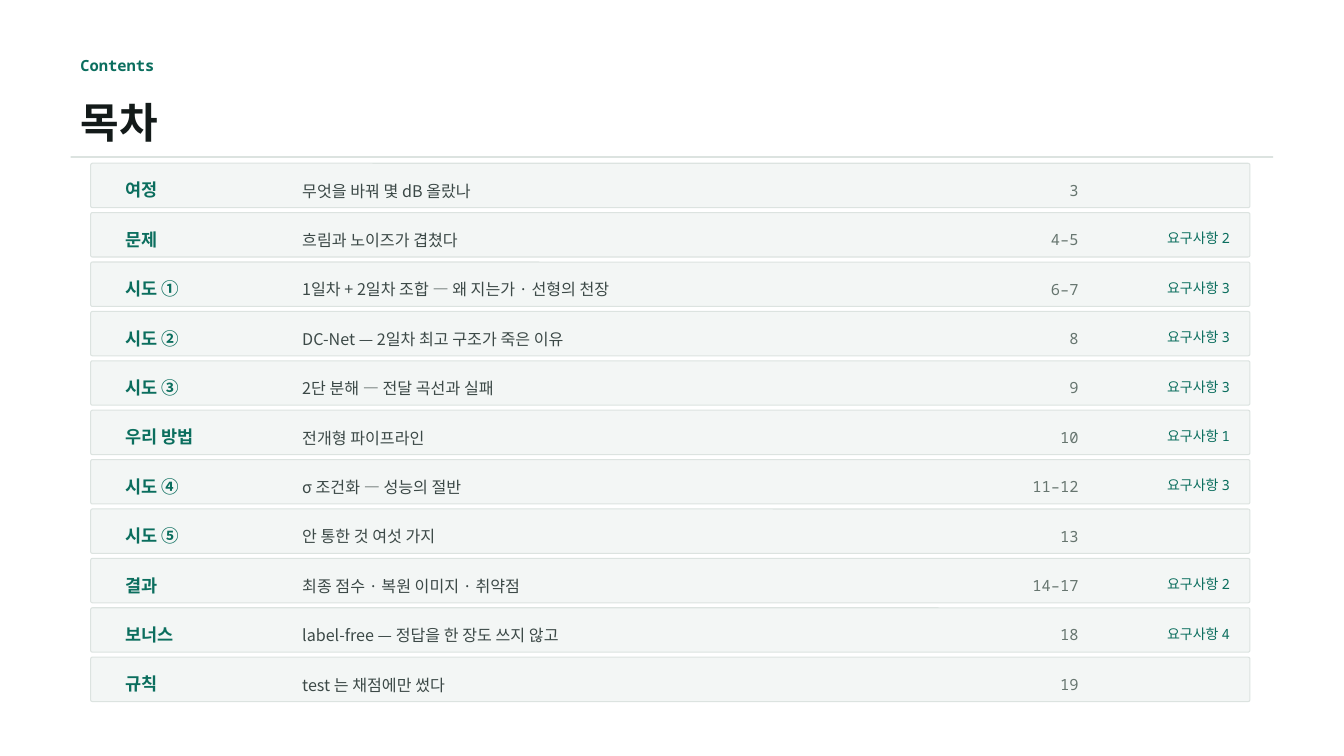
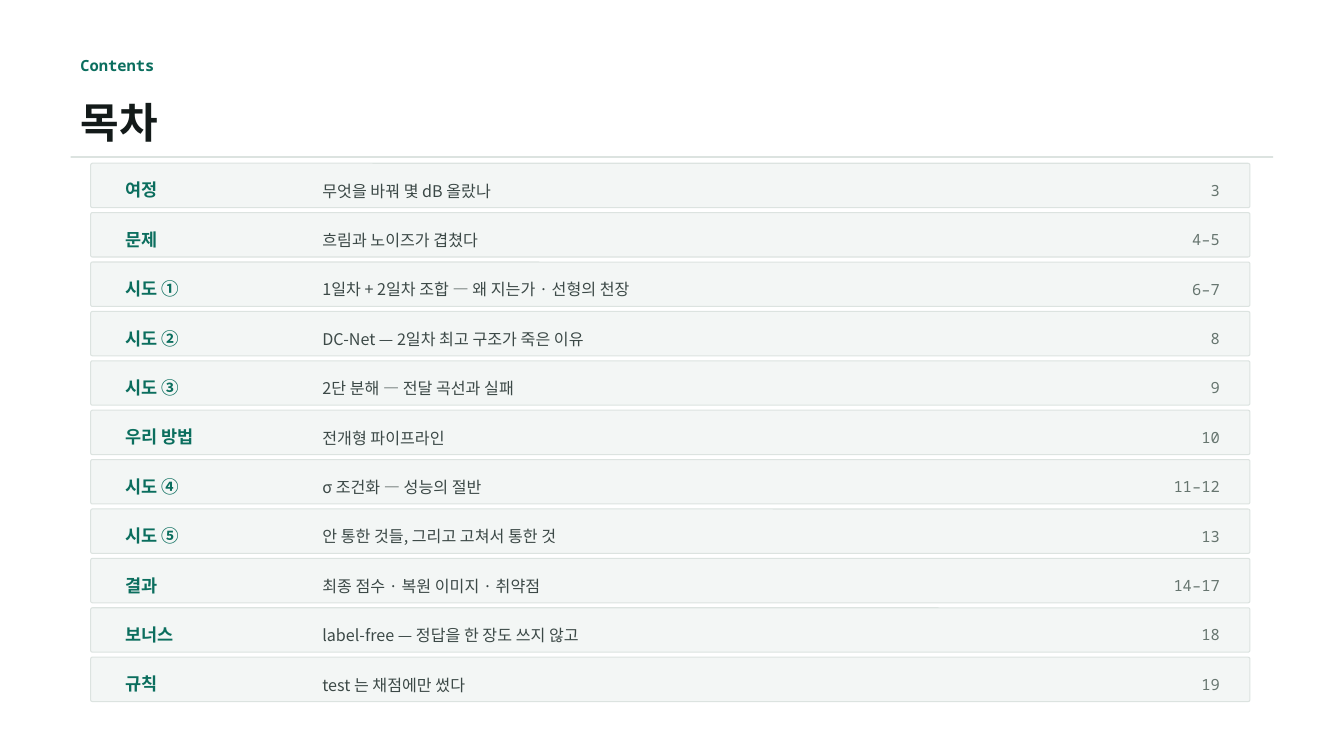
Before and after one commit to kithhooni-commits/ds-practice, a slide deck: slide 2 of 실습5/실습5_day3_발표.pptx. Drawn at 1344x756 pixels with LibreOffice and Linux fonts; fonts in the diff are those of the drawing. Boxes give left, top, right and bottom in pixels: in the first picture for what was removed or moved away, otherwise in the second. Text is boxed around its words. In the diff, an @@ line names an element or a change of style, - is before the commit and + after.

```diff
--- a/실습5/실습5_day3_발표.pptx
+++ b/실습5/실습5_day3_발표.pptx
@@ text "무엇을 바꿔 몇 dB 올랐나": place and size @@
-text "무엇을 바꿔 몇 dB 올랐나" at [302,183,470,199]
+text "무엇을 바꿔 몇 dB 올랐나" at [322,183,490,199]
@@ text "흐림과 노이즈가 겹쳤다": place and size @@
-text "흐림과 노이즈가 겹쳤다" at [302,232,458,247]
+text "흐림과 노이즈가 겹쳤다" at [322,232,478,248]
@@ text removed at [1167,231,1230,244] @@
-요구사항 2
@@ text "1일차 + 2일차 조합 — ...": place and size @@
-text "1일차 + 2일차 조합 — ..." at [302,281,610,297]
+text "1일차 + 2일차 조합 — ..." at [322,281,630,297]
@@ text removed at [1167,281,1230,294] @@
-요구사항 3
@@ text "DC-Net — 2일차 최고 구조가 ...": place and size @@
-text "DC-Net — 2일차 최고 구조가 ..." at [302,331,564,347]
+text "DC-Net — 2일차 최고 구조가 ..." at [322,331,584,347]
@@ text removed at [1167,330,1230,343] @@
-요구사항 3
@@ text "2단 분해 — 전달 곡선과 ...": place and size @@
-text "2단 분해 — 전달 곡선과 ..." at [302,380,494,396]
+text "2단 분해 — 전달 곡선과 ..." at [322,380,514,396]
@@ text removed at [1167,380,1230,393] @@
-요구사항 3
@@ text "전개형 파이프라인": place and size @@
-text "전개형 파이프라인" at [302,430,424,446]
+text "전개형 파이프라인" at [322,430,444,446]
@@ text removed at [1167,429,1230,442] @@
-요구사항 1
@@ text "σ 조건화 — 성능의 절반": place and size @@
-text "σ 조건화 — 성능의 절반" at [302,479,462,495]
+text "σ 조건화 — 성능의 절반" at [322,479,482,495]
@@ text removed at [1167,478,1230,491] @@
-요구사항 3
@@ text at [322,528,556,545]: text changed @@
-안 통한 것 여섯 가지
+안 통한 것들, 그리고 고쳐서 통한 것
@@ text "최종 점수 · 복원 이미지 ...": place and size @@
-text "최종 점수 · 복원 이미지 ..." at [302,578,520,594]
+text "최종 점수 · 복원 이미지 ..." at [322,578,540,594]
@@ text removed at [1167,577,1230,590] @@
-요구사항 2
@@ text "label-free — 정답을 한 장도 ...": place and size @@
-text "label-free — 정답을 한 장도 ..." at [302,627,559,643]
+text "label-free — 정답을 한 장도 ..." at [322,627,579,643]
@@ text removed at [1167,627,1230,640] @@
-요구사항 4
@@ text "test 는 채점에만 썼다": place and size @@
-text "test 는 채점에만 썼다" at [302,677,445,693]
+text "test 는 채점에만 썼다" at [322,677,465,693]
@@ 11 texts: place and size @@
-11 texts at [1032,185,1079,690]
+11 texts at [1174,185,1220,690]
```
Also in this commit, not shown: 12 other slides changed, 1 other file.
